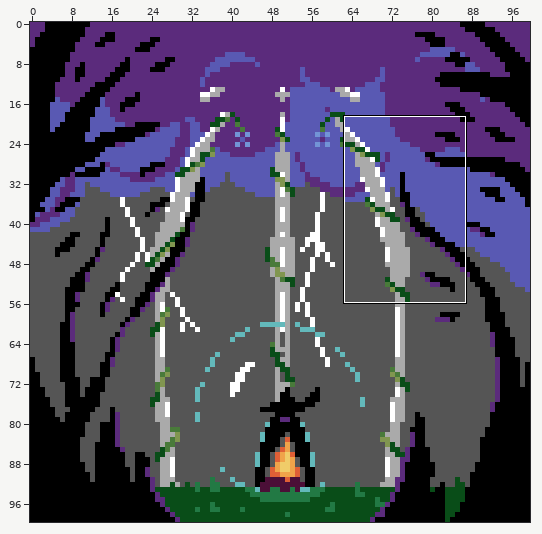
File history of a pixel-art file, Instagram/watervsfire2.aseprite. The picture above shows the old version from afar; the outline marks the close-up.
Close-up. First the earlier version:
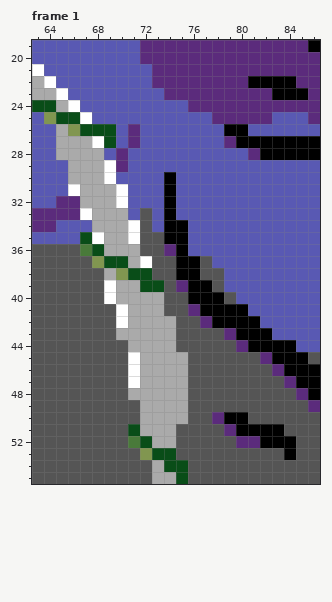
100x100 pixels, 1 frame. Shown: frame 1: x 63..86, y 19..55. The commit also changed other frames or places, which this record leaves out.
After the commit:
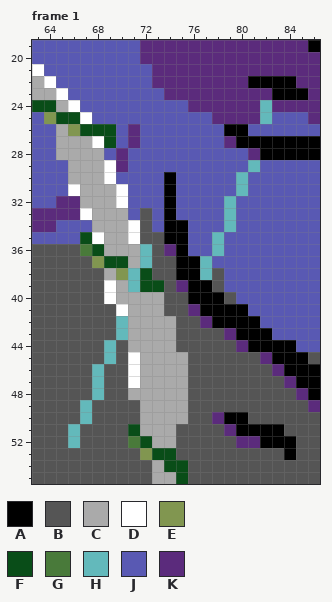
Palette (. is transparent): A #000000  B #555555  C #aaaaaa  D #ffffff  E #819650  F #094d18  G #497a3a  H #63b9bb  J #5959b3  K #5b2b7c
From old to new:
layer "Rain Copy" added
layer "RainDrop2" added
Frame 1, layers "RainDrop2", "Rain Copy":
y 24..25: x 82 K -> H
y 29: x 81 J -> H
y 30..31: x 80 J -> H
y 32..34: x 79 J -> H
y 35: x 78 J -> H
y 36: x 72 B -> H; x 78 J -> H
y 37: x 72 D -> H; x 77 B -> H
y 38: x 71 F -> H; x 77 B -> H
y 39: x 71 C -> H
y 42: x 70 D -> H
y 43: x 70 C -> H
y 44..45: x 69 B -> H
y 46..48: x 68 B -> H
y 49..50: x 67 B -> H
y 51..52: x 66 B -> H
